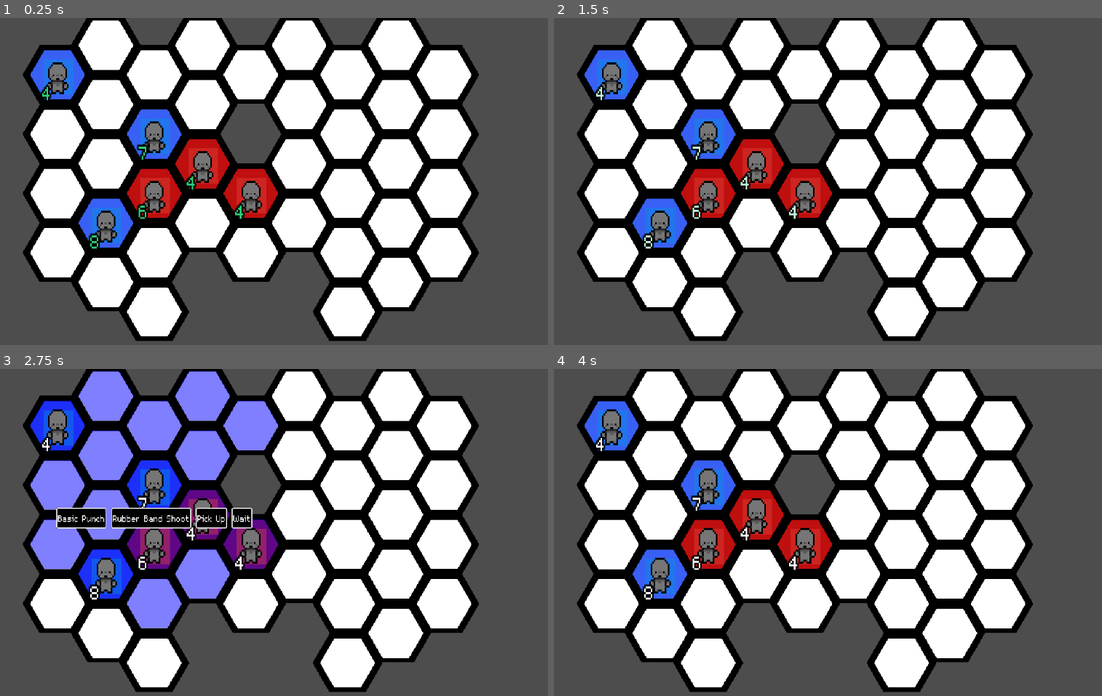
Above: before the commit, frames 1-4 (two rows, left to right).
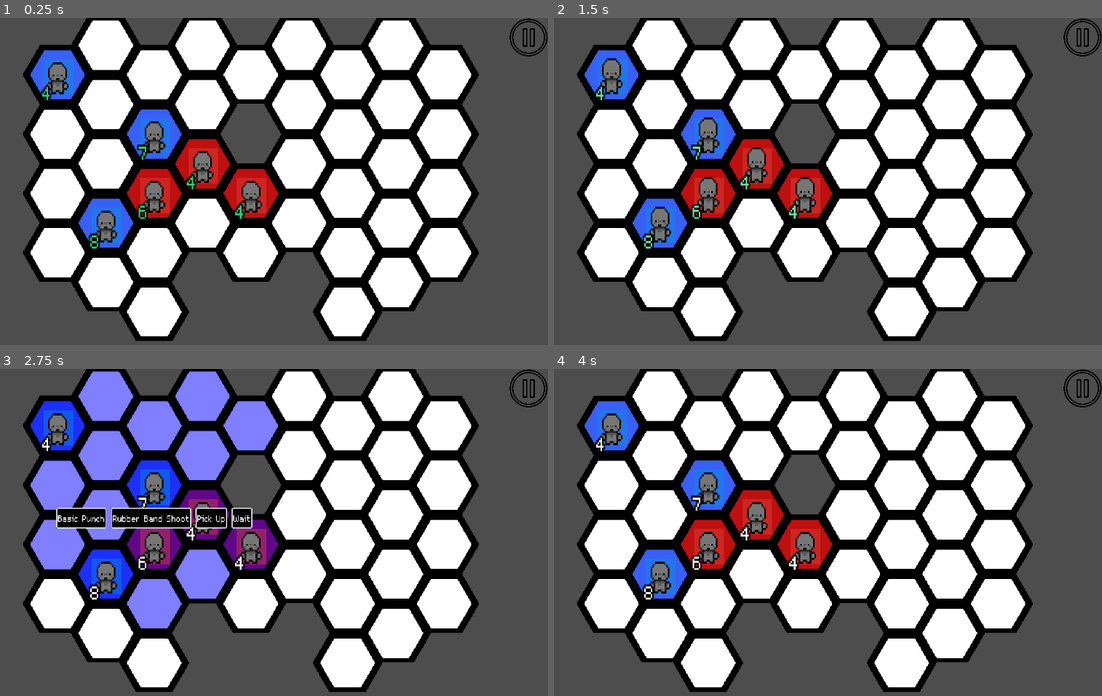
Above: after the commit, the same moments.

Repository: DubiousDuck/Manny-Takes-on-Upper-Management
Game: Godot game, scene res://stages/kevin_test.tscn
The game is run twice, just before and just after one commit, with the same random seed, the same clock (stepped at 60 frames per second) and the same inputs. This scene is started directly instead of the project's main scene.
Inputs (mouse positions are in pixels of both pictures, inside the frame that each line leads up to):
- Up to frame 1 (0.25 s): no input
- Up to frame 2 (1.5 s): click (1080, 37) at 0.52 s; click (811, 240) at 1.25 s, where only the run after the commit has a clickable "Resume"
- Up to frame 3 (2.75 s): tap Enter (ui_accept) at 2, 2.27 s; move the mouse to (153, 489) at 2.02 s; hold Right (ui_right) from 2.03 s (still down); click (153, 489) at 2.1 s
- Up to frame 4 (4 s): release Right (ui_right) at 2.75 s; click "Basic Punch" at 2.75 s; move the mouse to (614, 431) at 3.52 s; hold Down (ui_down) from 3.53 s (still down); click (614, 431) at 3.6 s; tap Enter (ui_accept) at 3.77 s

The runs differ from the first frame. In frame 1, 0.2% of the frame differs, in the area x 92-100%, y 0-12%; in frame 2, 1.4%, in the area x 7-100%, y 0-71%; in frame 3, 1.2%; in frame 4, 1.3%.

Commit message:
Fixed bug with ending battle + more

Diff:
--- a/overworld/sample_overworld.tscn
+++ b/overworld/sample_overworld.tscn
@@ -3,7 +3,7 @@
 [ext_resource type="PackedScene" uid="uid://vjjenmk6qvnq" path="res://overworld/Player.tscn" id="1_i2n66"]
 [ext_resource type="Script" path="res://overworld/overworld.gd" id="1_o2m1g"]
 [ext_resource type="Script" path="res://overworld/door.gd" id="2_igj1o"]
-[ext_resource type="PackedScene" uid="uid://swx1ag0pr6hh" path="res://ui/battle_canvas_layer.tscn" id="2_ss2h4"]
+[ext_resource type="PackedScene" uid="uid://swx1ag0pr6hh" path="res://ui/pause_canvas_layer.tscn" id="2_ss2h4"]
 [ext_resource type="Texture2D" uid="uid://coy382quxt11e" path="res://assets/door.png" id="2_yeq1s"]
 
 [sub_resource type="RectangleShape2D" id="RectangleShape2D_ytewl"]
--- a/stages/battlefield.tscn
+++ b/stages/battlefield.tscn
@@ -2,7 +2,7 @@
 
 [ext_resource type="PackedScene" uid="uid://dfdd8xbpcid00" path="res://map/tile_map_test.tscn" id="1_h80nl"]
 [ext_resource type="Script" path="res://stages/level.gd" id="1_ncysa"]
-[ext_resource type="PackedScene" uid="uid://swx1ag0pr6hh" path="res://ui/battle_canvas_layer.tscn" id="2_pm0yv"]
+[ext_resource type="PackedScene" uid="uid://swx1ag0pr6hh" path="res://ui/pause_canvas_layer.tscn" id="2_pm0yv"]
 [ext_resource type="Script" path="res://other_components/cell_highlights.gd" id="3_gevof"]
 [ext_resource type="Script" path="res://unit/UnitGroupController.gd" id="3_o4i10"]
 [ext_resource type="Script" path="res://unit/UnitContainer.gd" id="3_r2aph"]
--- a/stages/demo_field.tscn
+++ b/stages/demo_field.tscn
@@ -2,7 +2,7 @@
 
 [ext_resource type="Script" path="res://stages/level.gd" id="1_1snh2"]
 [ext_resource type="PackedScene" uid="uid://dfdd8xbpcid00" path="res://map/tile_map_test.tscn" id="2_hegcs"]
-[ext_resource type="PackedScene" uid="uid://swx1ag0pr6hh" path="res://ui/battle_canvas_layer.tscn" id="2_i3ck5"]
+[ext_resource type="PackedScene" uid="uid://swx1ag0pr6hh" path="res://ui/pause_canvas_layer.tscn" id="2_i3ck5"]
 [ext_resource type="Script" path="res://other_components/cell_highlights.gd" id="3_v4sia"]
 [ext_resource type="Script" path="res://unit/UnitGroupController.gd" id="4_ifsfs"]
 [ext_resource type="Script" path="res://unit/UnitContainer.gd" id="5_ypjfd"]
--- a/stages/kevin_test.tscn
+++ b/stages/kevin_test.tscn
@@ -1,7 +1,7 @@
 [gd_scene load_steps=14 format=4 uid="uid://b66q45oqfwuf4"]
 
 [ext_resource type="Script" path="res://stages/level.gd" id="1_6p42v"]
-[ext_resource type="PackedScene" uid="uid://swx1ag0pr6hh" path="res://ui/battle_canvas_layer.tscn" id="2_83lvm"]
+[ext_resource type="PackedScene" uid="uid://swx1ag0pr6hh" path="res://ui/pause_canvas_layer.tscn" id="2_83lvm"]
 [ext_resource type="PackedScene" uid="uid://dfdd8xbpcid00" path="res://map/tile_map_test.tscn" id="2_kqcs5"]
 [ext_resource type="Script" path="res://other_components/cell_highlights.gd" id="3_15yrc"]
 [ext_resource type="Script" path="res://unit/UnitGroupController.gd" id="4_ene1a"]
--- a/stages/level.gd
+++ b/stages/level.gd
@@ -19,7 +19,7 @@
 func _on_battle_ended(result: int):
 	var a = battle_outcome.instantiate()
 	a.init(result)
-	$BattleCanvasLayer.add_child(a)
+	$PauseCanvasLayer.add_child(a)
 	a.display()
 
 func read_talent_and_apply(talent_type: int):
--- a/ui/battle_canvas_layer.gd
+++ b/ui/pause_canvas_layer.gd
@@ -5,6 +5,7 @@
 @onready var label = $BattleMenuControl/Label
 @onready var exit_level = $BattleMenuControl/HBoxContainer/ExitLevel
 @onready var restart_level = $BattleMenuControl/HBoxContainer/RestartLevel
+@onready var pause_button = $PauseButton
 
 @export var isBattleScene: bool
 
@@ -19,15 +20,18 @@
 func _process(delta):
 	pass
 
+func flipMenuDisplay():
+	menuIsDisplayed = !menuIsDisplayed
+	battle_menu_control.visible = menuIsDisplayed
+	pause_button.visible = !menuIsDisplayed
+	if menuIsDisplayed:
+		get_tree().paused = true
+	else:
+		get_tree().paused = false
+
 func _input(event):
 	if event.is_action_pressed("ui_cancel"): # Recommended: Use action instead of direct key
-		menuIsDisplayed = !menuIsDisplayed
-		battle_menu_control.visible = menuIsDisplayed
-
-		if menuIsDisplayed:
-			get_tree().paused = true
-		else:
-			get_tree().paused = false
+		flipMenuDisplay()
 
 func updateLabelText():
 	var filename = get_tree().current_scene.scene_file_path.get_file().replace(".tscn", "")
@@ -55,6 +59,8 @@
 
 
 func _on_resume_pressed():
-	get_tree().paused = false
-	menuIsDisplayed = false
-	battle_menu_control.visible = menuIsDisplayed
+	flipMenuDisplay()
+
+
+func _on_pause_button_pressed():
+	flipMenuDisplay()
--- a/ui/battle_canvas_layer.tscn
+++ b/ui/pause_canvas_layer.tscn
@@ -1,8 +1,9 @@
-[gd_scene load_steps=4 format=3 uid="uid://swx1ag0pr6hh"]
+[gd_scene load_steps=5 format=3 uid="uid://swx1ag0pr6hh"]
 
-[ext_resource type="Script" path="res://ui/battle_canvas_layer.gd" id="1_pg7py"]
+[ext_resource type="Script" path="res://ui/pause_canvas_layer.gd" id="1_pg7py"]
 [ext_resource type="Script" path="res://ui/volume_slider.gd" id="2_k60nf"]
 [ext_resource type="Texture2D" uid="uid://cva3wsbyec1c2" path="res://ui/VolumeSprites/Splatcho Volume Slider (1).png" id="3_y3cgx"]
+[ext_resource type="Texture2D" uid="uid://c0d4uyifi4nqm" path="res://ui/pause_icon.png" id="4_77hvb"]
 
 [node name="PauseCanvasLayer" type="CanvasLayer"]
 process_mode = 3
@@ -14,6 +15,8 @@
 anchors_preset = 15
 anchor_right = 1.0
 anchor_bottom = 1.0
+grow_horizontal = 2
+grow_vertical = 2
 
 [node name="Backdrop" type="ColorRect" parent="BattleMenuControl"]
 layout_mode = 1
@@ -105,8 +108,16 @@
 theme_override_font_sizes/font_size = 45
 text = "Resume"
 
+[node name="PauseButton" type="TextureButton" parent="."]
+offset_left = 1075.0
+offset_right = 1587.0
+offset_bottom = 512.0
+scale = Vector2(0.150711, 0.150711)
+texture_normal = ExtResource("4_77hvb")
+
 [connection signal="value_changed" from="BattleMenuControl/VolumeSlider/HSlider" to="BattleMenuControl/VolumeSlider" method="_on_h_slider_value_changed"]
 [connection signal="pressed" from="BattleMenuControl/HBoxContainer/RestartLevel" to="." method="_on_restart_level_pressed"]
 [connection signal="pressed" from="BattleMenuControl/HBoxContainer/ExitLevel" to="." method="_on_exit_level_pressed"]
 [connection signal="pressed" from="BattleMenuControl/HBoxContainer/QuitGame" to="." method="_on_quit_game_pressed"]
 [connection signal="pressed" from="BattleMenuControl/Resume" to="." method="_on_resume_pressed"]
+[connection signal="pressed" from="PauseButton" to="." method="_on_pause_button_pressed"]
Binary file added: ui/pause_icon.png
Not shown, added: ui/pause_icon.png.import
